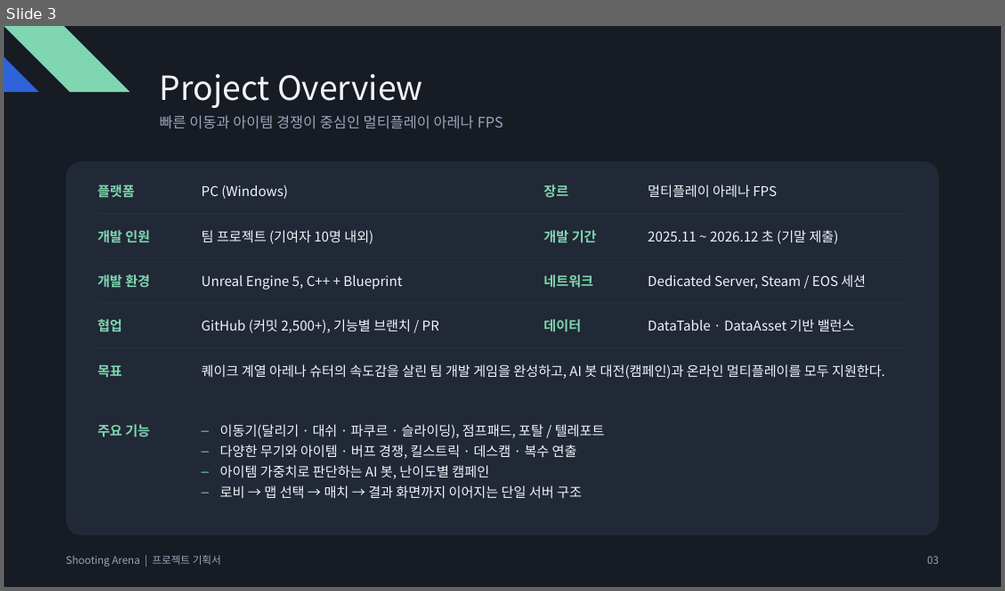
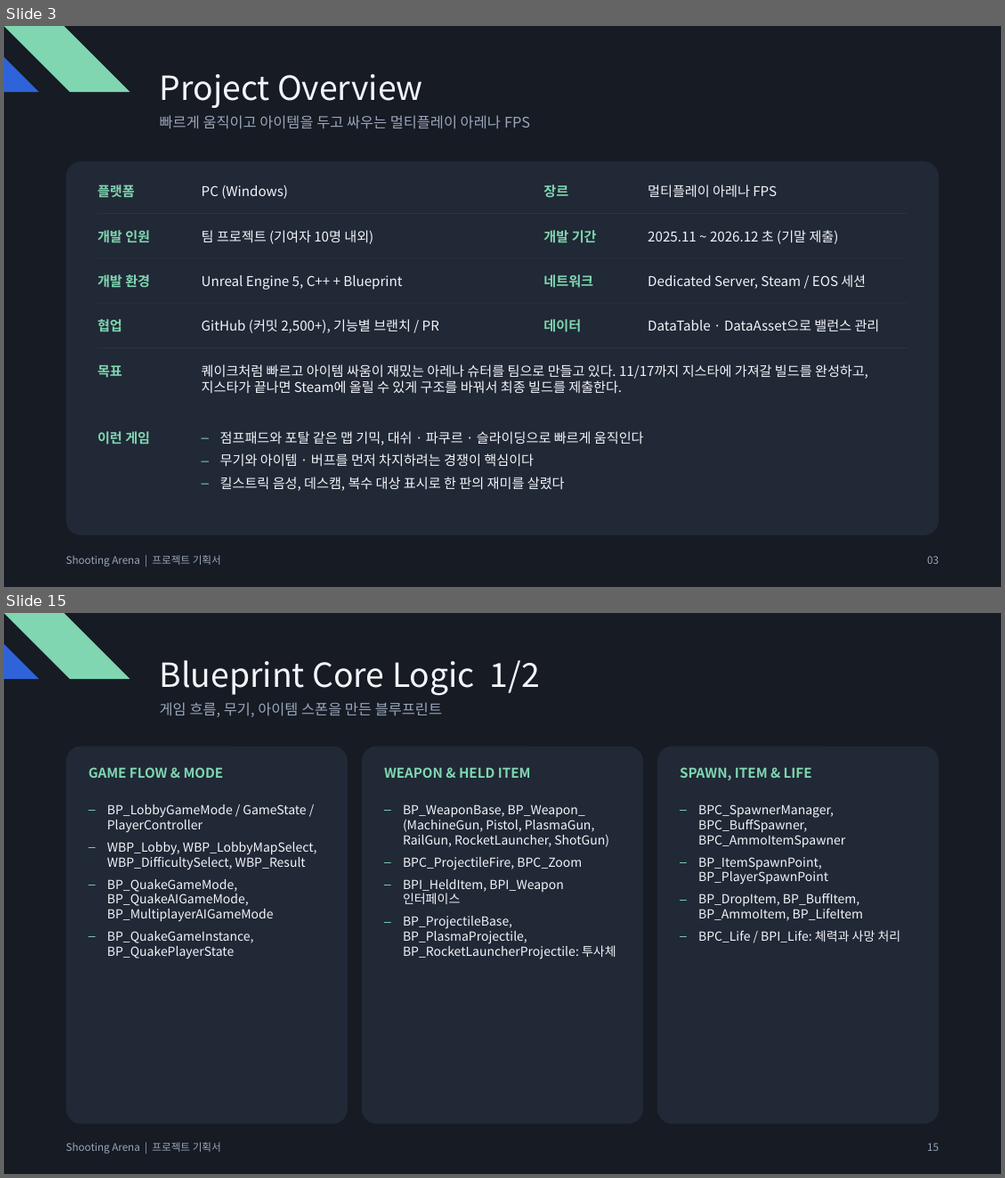
Before and after one commit to Qusbell/BattleArena, a slide deck: Submission/ShootingArena_Project_Plan.pptx. Shown one above the other, each under a label of ours: slide 3 before the commit, slides 3 and 15 after it; the slides between them are not shown. The pictures are 1005x591 and 1005x1178 pixels, drawn with LibreOffice and Linux fonts; fonts in the diff are those of the drawing. Boxes give left, top, right and bottom in pixels: in the first picture for what was removed or moved away, otherwise in the second. Text is boxed around its words. In the diff, an @@ line names an element or a change of style, - is before the commit and + after.

```diff
--- a/Submission/ShootingArena_Project_Plan.pptx
+++ b/Submission/ShootingArena_Project_Plan.pptx
@@ slide 15 added at (4,613,1001,1174), background #161B24 @@
@@ freeform shape added at (4,613,129,679), fill #7FD6B0 @@
@@ freeform shape added at (4,644,39,680), fill #2F63D9 @@
@@ text added at (160,660,540,696), 32 pt, text #F2F4F8 @@
+Blueprint Core Logic 1/2
@@ text added at (160,702,442,717), 14 pt, text #9AA6BA @@
+게임 흐름, 무기, 아이템 스폰을 만든 블루프린트
@@ rounded rectangle added at (66,747,348,1124), fill #212836 @@
@@ text added at (89,767,224,778), 13 pt, text #7FD6B0, bold @@
+GAME FLOW & MODE
@@ rounded rectangle added at (362,747,643,1124), fill #212836 @@
@@ text added at (384,767,531,778), 13 pt, text #7FD6B0, bold @@
+WEAPON & HELD ITEM
@@ rounded rectangle added at (657,747,938,1124), fill #212836 @@
@@ text added at (680,767,812,780), 13 pt, text #7FD6B0, bold @@
+SPAWN, ITEM & LIFE
@@ text added at (107,804,317,959), 12 pt, text #F2F4F8 @@
+– BP_LobbyGameMode / GameState / PlayerController
+– WBP_Lobby, WBP_LobbyMapSelect, WBP_DifficultySelect, WBP_Result
+– BP_QuakeGameMode, BP_QuakeAIGameMode, BP_MultiplayerAIGameMode
+– BP_QuakeGameInstance, BP_QuakePlayerState
@@ text added at (403,804,616,959), 12 pt, text #F2F4F8 @@
+– BP_WeaponBase, BP_Weapon_ (MachineGun, Pistol, PlasmaGun, RailGun, RocketLauncher, ShotGun)
+– BPC_ProjectileFire, BPC_Zoom
+– BPI_HeldItem, BPI_Weapon 인터페이스
+– BP_ProjectileBase, BP_PlasmaProjectile, BP_RocketLauncherProjectile: 투사체
@@ text added at (698,804,901,942), 12 pt, text #F2F4F8 @@
+– BPC_SpawnerManager, BPC_BuffSpawner, BPC_AmmoItemSpawner
+– BP_ItemSpawnPoint, BP_PlayerSpawnPoint
+– BP_DropItem, BP_BuffItem, BP_AmmoItem, BP_LifeItem
+– BPC_Life / BPI_Life: 체력과 사망 처리
@@ text added at (66,1142,221,1153), 10 pt, text #9AA6BA @@
+Shooting Arena | 프로젝트 기획서
@@ text added at (927,1143,938,1151), 10 pt, text #9AA6BA @@
+15
@@ slide 3 changed as well @@
@@ text at (160,115,530,129): text changed @@
-빠른 이동과 아이템 경쟁이 중심인 멀티플레이 아레나 FPS
+빠르게 움직이고 아이템을 두고 싸우는 멀티플레이 아레나 FPS
@@ text at (647,319,880,332): text changed @@
-DataTable · DataAsset 기반 밸런스
+DataTable · DataAsset으로 밸런스 관리
@@ text at (202,364,868,394): text changed @@
-퀘이크 계열 아레나 슈터의 속도감을 살린 팀 개발 게임을 완성하고, AI 봇 대전(캠페인)과 온라인 멀티플레이를 모두 지원한다.
+퀘이크처럼 빠르고 아이템 싸움이 재밌는 아레나 슈터를 팀으로 만들고 있다. 11/17까지 지스타에 가져갈 빌드를 완성하고, 지스타가 끝나면 Steam에 올릴 수 있게 구조를 바꿔서 최종 빌드를 제출한다.
@@ text at (97,431,150,444): text changed @@
-주요 기능
+이런 게임
@@ text at (220,431,644,491): text changed @@
-– 이동기(달리기 · 대쉬 · 파쿠르 · 슬라이딩), 점프패드, 포탈 / 텔레포트
-– 다양한 무기와 아이템 · 버프 경쟁, 킬스트릭 · 데스캠 · 복수 연출
-– 아이템 가중치로 판단하는 AI 봇, 난이도별 캠페인
-– 로비 → 맵 선택 → 매치 → 결과 화면까지 이어지는 단일 서버 구조
+– 점프패드와 포탈 같은 맵 기믹, 대쉬 · 파쿠르 · 슬라이딩으로 빠르게 움직인다
+– 무기와 아이템 · 버프를 먼저 차지하려는 경쟁이 핵심이다
+– 킬스트릭 음성, 데스캠, 복수 대상 표시로 한 판의 재미를 살렸다
```
Also in this commit, not shown: 14 other slides changed, 12 other slides added, 3 slides removed.
